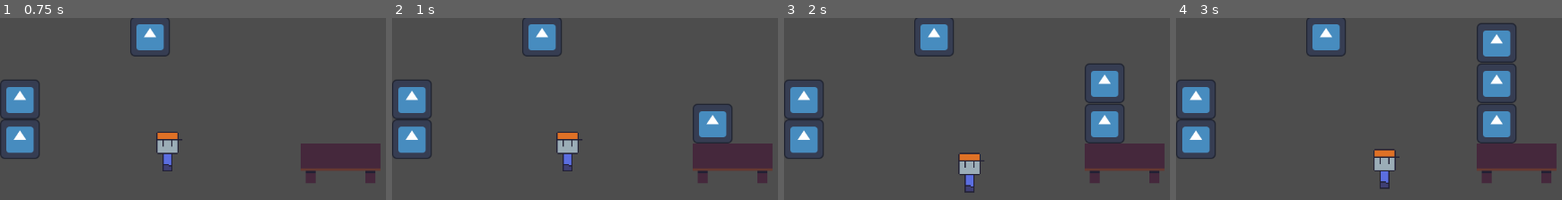
Above: before the commit, frames 1-4 (left to right).
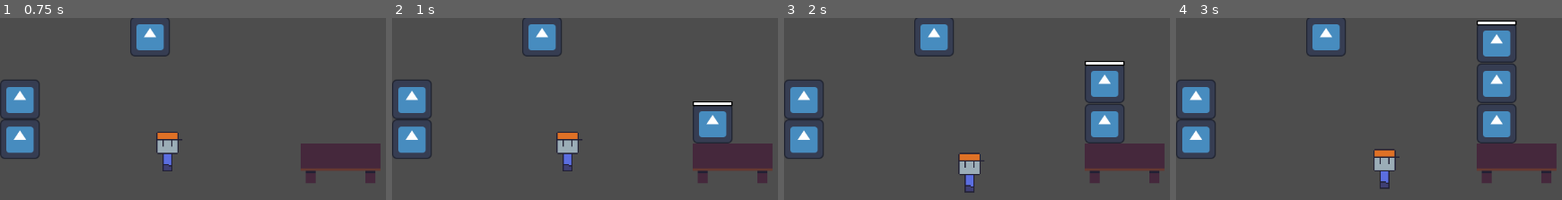
Above: after the commit, the same moments.

Repository: IsaelGabriel/lgj-2023
Game: Godot game, scene res://scenes/reception_test_scene.tscn
Same seed, same stepped clock (60 frames per second), same inputs: the game is played once before the commit and once after it. The project has no main scene, so this scene is started directly. The engine's default icon, where the game draws it, is replaced by a stand-in: a white triangle on a blue panel in a dark square.
Inputs:
- Up to frame 1 (0.75 s): tap Enter at 0.5 s; hold Right (p1_right) from 0.53 s (still down); tap Space (p1_use) at 0.6 s
- Up to frame 2 (1 s): keep holding Right (p1_right)
- Up to frame 3 (2 s): release Right (p1_right) at 1.28 s; hold Down (p1_down) from 1.28 s (still down); tap Space (p1_use) at 1.35 s
- Up to frame 4 (3 s): release Down (p1_down) at 2.03 s; hold Right (p1_right) 2.03-2.78 s; tap Space (p1_use) at 2.1, 2.85 s; hold Up (p1_up) from 2.78 s (still down)

Frame 1 is identical in both runs. In frame 2, 0.3% of the frame differs, in the area x 77-89%, y 45-49%; in frame 3, 0.3%; in frame 4, 0.3%.

Commit message:
feat: added the progress_bar to box

Diff:
--- a/scenes/progress_bar.tscn
+++ b/scenes/progress_bar.tscn
@@ -12,8 +12,6 @@
 offset_bottom = 1.0
 grow_horizontal = 2
 grow_vertical = 2
-min_value = 3.0
 step = 0.1
-value = 3.0
 texture_under = ExtResource("1_w685h")
 texture_progress = ExtResource("2_mmipv")
--- a/scripts/box.gd
+++ b/scripts/box.gd
@@ -1,5 +1,13 @@
 extends StaticBody2D
 
+@onready var progress_bar = preload("res://scenes/progress_bar.tscn").instantiate()
+
+@export_group("Progress Bar")
+@export var progress_bar_size = Vector2(64, 8)
+@export var progress_bar_position = Vector2(-32,-36)
+@export var progress_bar_scale = Vector2(1,1)
+
+@export_group("Interactions")
 @export var interaction_duration : float = 2.0
 
 var interaction_count: float = 0.0
@@ -9,6 +17,7 @@
 func _set_interacting(new_value: bool):
 	if not new_value is bool: return
 	interacting = new_value
+
 
 func _set_select(new_value : bool):
 	if not new_value is bool: return
@@ -25,8 +34,15 @@
 
 func _ready():
 	add_to_group("player_selectable")
-	collision_mask = 0b00000000_00000000_00000000_00000011
-	collision_layer = 0b00000000_00000000_00000000_00000011
+	collision_mask = 0b11
+	collision_layer = 0b11
+
+
+	add_child(progress_bar)
+	progress_bar.position = progress_bar_position
+	progress_bar.scale = progress_bar_scale
+	progress_bar.max_value = interaction_duration
+	progress_bar.value = 0.0
 
 func _process(delta):
 	if interacting:
@@ -40,5 +56,10 @@
 		if interaction_count < 0.0: interaction_count = 0.0
 
 
+	progress_bar.value = interaction_count
+	progress_bar.visible = interaction_count >  0
+
+
+
 func use():
 	pass
